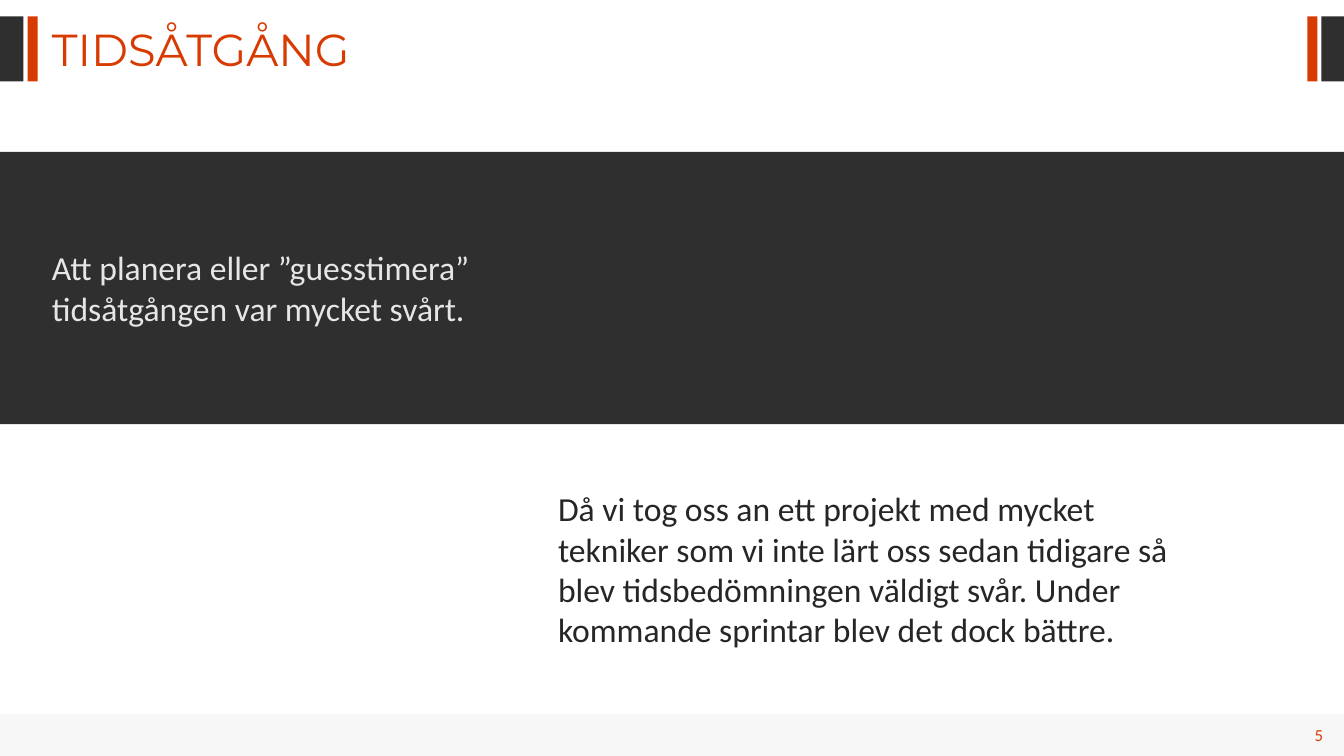
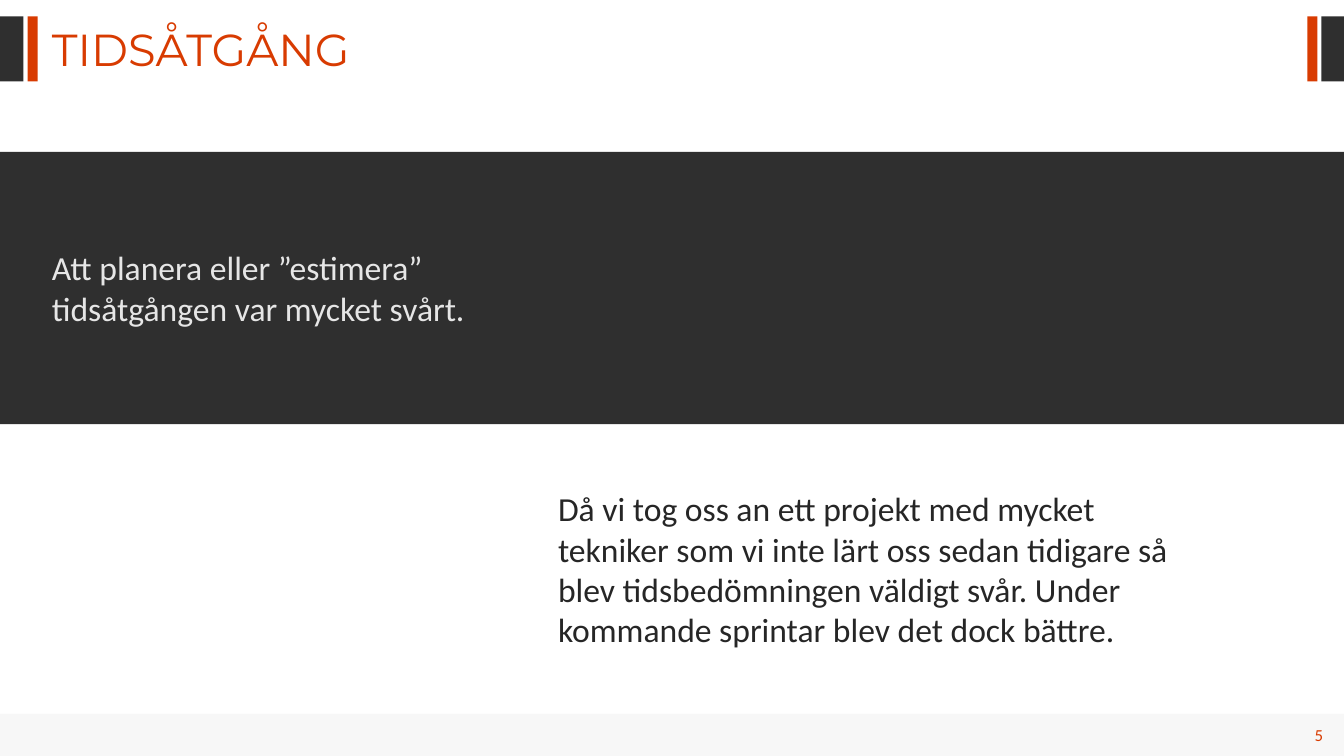
Before and after one commit to DouglasAlexa/projectSnake, a slide deck: slide 5 of Slideshow.pptx. Drawn at 1344x756 pixels with LibreOffice and Linux fonts; fonts in the diff are those of the drawing. Boxes give left, top, right and bottom in pixels: in the first picture for what was removed or moved away, otherwise in the second. Text is boxed around its words. In the diff, an @@ line names an element or a change of style, - is before the commit and + after.

```diff
--- a/Slideshow.pptx
+++ b/Slideshow.pptx
@@ text at (52, 256, 465, 327): text changed @@
-Att planera eller ”guesstimera” tidsåtgången var mycket svårt.
+Att planera eller ”estimera” tidsåtgången var mycket svårt.
```
Also in this commit, not shown: 1 other slide changed, 6 other files.
